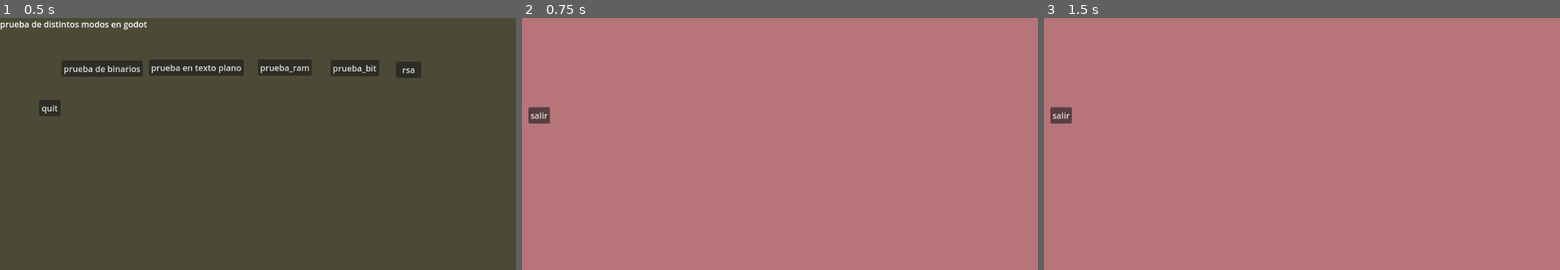
Above: before the commit, frames 1-3 (left to right).
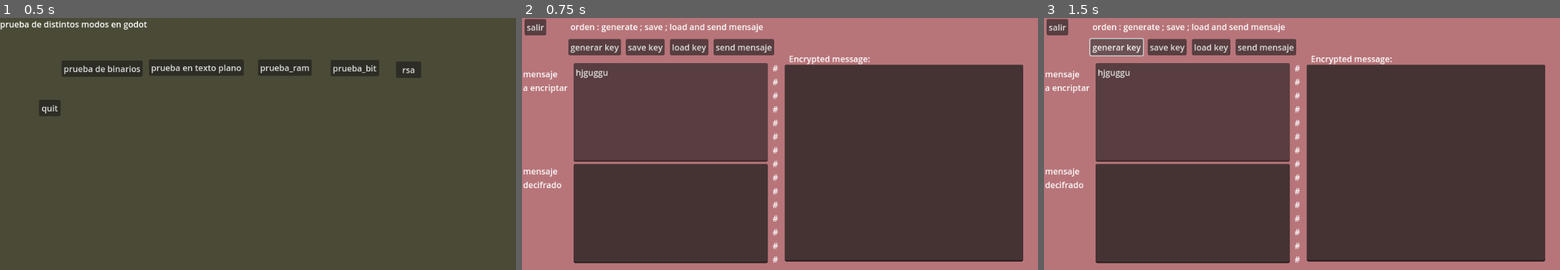
Above: after the commit, the same moments.

Repository: emagood/Dedicated-Server-Godot
Game: Godot game, scene res://escenas/menu/todo_main.tscn
Two runs of this game, one before a commit and one after it. Both use one fixed random seed, a clock stepped at 60 frames per second and the inputs below.
Inputs (mouse positions are in pixels of both pictures, inside the frame that each line leads up to):
- Up to frame 1 (0.5 s): no input
- Up to frame 2 (0.75 s): click "rsa" at 0.5 s
- Up to frame 3 (1.5 s): click (1116, 48) at 1.25 s, where only the run after the commit has a clickable "generar key"

Frame 1 is identical in both runs. In frame 2, 70% of the frame differs, in the area x 0-98%, y 0-98%; in frame 3, 70%.

Commit message:
add menu
add menu rsa

Diff:
--- a/rsas.gd
+++ b/rsas.gd
@@ -6,17 +6,17 @@
 var rsa = Crypto.new()
 var private_key: CryptoKey
 var public_key: CryptoKey
+var message = "Hello, Godot!"
+var decrypted_message
+var encrypted_message
 
 func _ready():
-	generate_keys()
-	save_keys()
-	load_keys()
-	var message = "Hello, Godot!"
-	var encrypted_message = encrypt_message(message)
-	var decrypted_message = decrypt_message(encrypted_message)
-	print("Original message: ", message)
-	print("Encrypted message: ", encrypted_message.hex_encode())
-	print("Decrypted message: ", decrypted_message)
+
+
+
+	pass
+	#encrypted_message = encrypt_message(message)
+	#decrypted_message = decrypt_message(encrypted_message)
 
 # Generar claves RSA
 func generate_keys():
@@ -60,3 +60,26 @@
 func _on_salir_pressed() -> void:
 	queue_free()
 	pass # Replace with function body.
+
+
+func _on_send_mensaje_pressed() -> void:
+	encrypted_message = encrypt_message($panel_text/mensaje.text)
+	decrypted_message = decrypt_message(encrypted_message)
+	$panel_text/descrip.text = decrypted_message
+	$big_panel_text/encript_mensaje.text = str(encrypted_message.hex_encode())
+	pass # Replace with function body.
+
+
+func _on_load_key_pressed() -> void:
+	load_keys()
+	pass # Replace with function body.
+
+
+func _on_key_gen_pressed() -> void:
+	generate_keys()
+	pass # Replace with function body.
+
+
+func _on_save_key_pressed() -> void:
+	save_keys()
+	pass # Replace with function body.
--- a/rsas.tscn
+++ b/rsas.tscn
@@ -22,10 +22,143 @@
 
 [node name="salir" type="Button" parent="."]
 layout_mode = 0
-offset_left = 12.0
-offset_top = 170.0
-offset_right = 53.0
-offset_bottom = 201.0
+offset_left = 5.0
+offset_top = 2.0
+offset_right = 46.0
+offset_bottom = 33.0
 text = "salir"
 
+[node name="key_gen" type="Button" parent="."]
+layout_mode = 0
+offset_left = 88.0
+offset_top = 40.0
+offset_right = 188.0
+offset_bottom = 71.0
+text = "generar key"
+
+[node name="send_mensaje" type="Button" parent="."]
+layout_mode = 0
+offset_left = 364.0
+offset_top = 40.0
+offset_right = 479.0
+offset_bottom = 71.0
+text = "send mensaje"
+
+[node name="load_key" type="Button" parent="."]
+layout_mode = 0
+offset_left = 281.0
+offset_top = 40.0
+offset_right = 354.0
+offset_bottom = 71.0
+text = "load key"
+
+[node name="save_key" type="Button" parent="."]
+layout_mode = 0
+offset_left = 197.0
+offset_top = 40.0
+offset_right = 271.0
+offset_bottom = 71.0
+text = "save key"
+
+[node name="panel_text" type="VBoxContainer" parent="."]
+layout_mode = 1
+anchors_preset = 15
+anchor_right = 1.0
+anchor_bottom = 1.0
+offset_left = 98.0
+offset_top = 86.0
+offset_right = -513.0
+offset_bottom = -13.0
+grow_horizontal = 2
+grow_vertical = 2
+
+[node name="mensaje" type="TextEdit" parent="panel_text"]
+layout_mode = 2
+size_flags_vertical = 3
+text = "hjguggu"
+emoji_menu_enabled = false
+
+[node name="descrip" type="TextEdit" parent="panel_text"]
+layout_mode = 2
+size_flags_vertical = 3
+editable = false
+
+[node name="Label" type="Label" parent="."]
+layout_mode = 0
+offset_left = 92.0
+offset_top = 5.0
+offset_right = 463.0
+offset_bottom = 28.0
+text = "orden : generate ; save ; load and send mensaje "
+
+[node name="big_panel_text" type="VBoxContainer" parent="."]
+layout_mode = 1
+anchors_preset = -1
+anchor_left = 0.971429
+anchor_top = 0.185417
+anchor_right = 0.971429
+anchor_bottom = 0.96875
+offset_left = -453.0
+grow_horizontal = 0
+grow_vertical = 2
+metadata/_edit_use_anchors_ = true
+
+[node name="encript_mensaje" type="TextEdit" parent="big_panel_text"]
+layout_mode = 2
+size_flags_vertical = 3
+editable = false
+wrap_mode = 1
+
+[node name="encript" type="Label" parent="."]
+layout_mode = 0
+offset_left = 507.0
+offset_top = 66.0
+offset_right = 547.0
+offset_bottom = 89.0
+text = "Encrypted message:"
+
+[node name="mensaje" type="Label" parent="."]
+layout_mode = 0
+offset_left = 2.0
+offset_top = 95.0
+offset_right = 87.0
+offset_bottom = 144.0
+text = "mensaje
+a encriptar"
+
+[node name="decifrado" type="Label" parent="."]
+layout_mode = 0
+offset_left = 2.0
+offset_top = 280.0
+offset_right = 86.0
+offset_bottom = 329.0
+text = "mensaje
+decifrado"
+
+[node name="lin_panel" type="Label" parent="."]
+layout_mode = 0
+offset_left = 476.0
+offset_top = 84.0
+offset_right = 516.0
+offset_bottom = 471.0
+text = "#
+#
+#
+#
+#
+#
+#
+#
+#
+#
+#
+#
+#
+#
+#"
+
 [connection signal="pressed" from="salir" to="." method="_on_salir_pressed"]
+[connection signal="pressed" from="key_gen" to="." method="_on_key_gen_pressed"]
+[connection signal="pressed" from="send_mensaje" to="." method="_on_send_mensaje_pressed"]
+[connection signal="pressed" from="load_key" to="." method="_on_load_key_pressed"]
+[connection signal="pressed" from="save_key" to="." method="_on_save_key_pressed"]
